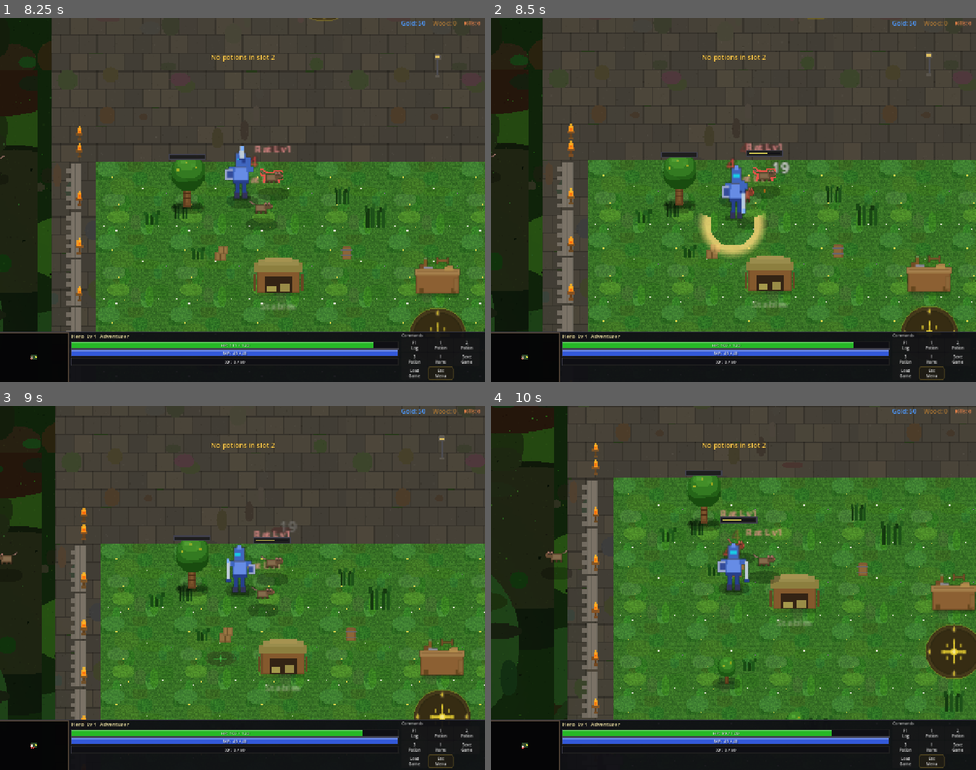
Above: before the commit, frames 1-4 (two rows, left to right).
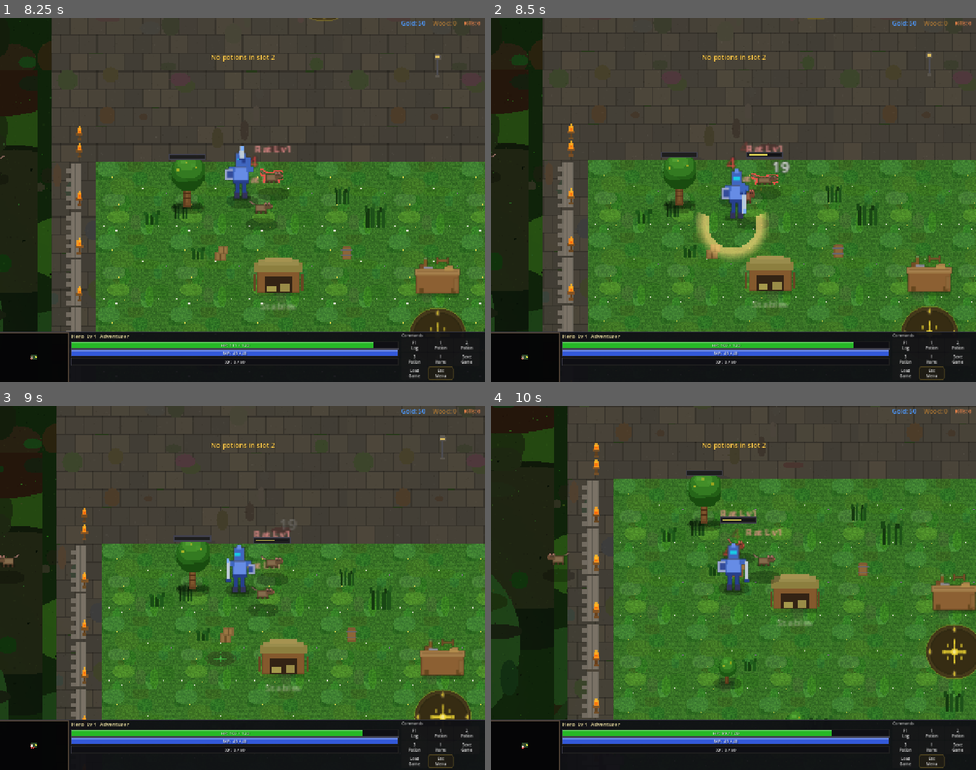
Above: after the commit, the same moments.

Repository: slxny/legends-open-rpg
Game: Godot game, scene res://scenes/main.tscn
Two runs of this game, one before a commit and one after it. Both use one fixed random seed, a clock stepped at 60 frames per second and the inputs below.
Inputs (mouse positions are in pixels of both pictures, inside the frame that each line leads up to):
- Up to frame 1 (8.25 s): tap Enter at 0.5 s; move the mouse to (349, 181) at 0.52 s; hold D (move_right) 0.53-1.25 s; hold Space (attack) 0.53-1.25 s; click (349, 181) at 0.67 s; drag from (145, 218) to (218, 272) at 1.27 s; move the mouse to (33, 356) at 2.02 s; hold D (move_right) 2.03-2.75 s; hold Space (attack) 2.03-2.75 s; tap F (interact) at 2.1 s; click (33, 356) at 2.17 s; drag from (218, 272) to (451, 94) at 2.77 s; move the mouse to (388, 254) at 3.52 s; hold A (move_left) 3.53-4.25 s; hold Space (attack) 3.53-4.25 s; tap 2 at 3.6, 8.1 s; drag from (97, 145) to (431, 360) at 4.27 s; move the mouse to (266, 200) at 5.02 s; hold S (move_down) 5.03-5.75 s; hold Space (attack) 5.03-5.75 s; click (266, 200) at 5.17 s; drag from (4, 254) to (242, 221) at 5.77 s; drag from (48, 178) to (291, 119) at 6.52 s; drag from (140, 367) to (363, 338) at 7.27 s; move the mouse to (276, 200) at 8.02 s; hold S (move_down) from 8.03 s (still down); hold Space (attack) from 8.03 s (still down); click (276, 200) at 8.17 s
- Up to frame 2 (8.5 s): keep holding S (move_down); keep holding Space (attack)
- Up to frame 3 (9 s): release S (move_down) at 8.75 s; release Space (attack) at 8.75 s; drag from (218, 660) to (97, 533) at 8.77 s
- Up to frame 4 (10 s): drag from (791, 755) to (733, 595) at 9.52 s

Frame 1 is identical in both runs. In frame 2, 1.8% of the frame differs, in the area x 0-100%, y 0-87%; in frame 3, 2.4%; in frame 4, 2.9%, in the area x 0-100%, y 2-87%.
Error in both runs: Invalid assignment of property or key '_mobile_potion_btns' with value of type 'Array' on a base object of type 'CharacterBody2D (player.gd)'. (res://scenes/ui…

Commit message:
Eliminate combat stutter — replace Engine.time_scale with sprite-only hit feedback
The main cause of frame-skipping during attacks was Engine.time_scale = 0.1
firing on every single hit, which slowed the entire game engine for 2-3 frames.
Replaced with a sprite-only white flash for impact feedback. Also removed screen
shake from basic non-crit hits (reserved for crits/specials) and reduced gib,
blood splatter, bone fragment, and root tendril counts to cut node allocations.

https://claude.ai/code/session_01DfmE9dPhPshpUJaQDKzSV1

Diff:
--- a/scenes/enemies/enemy.gd
+++ b/scenes/enemies/enemy.gd
@@ -845,8 +845,7 @@
 func _die_rat_explode() -> void:
 	# Normal pop: quick swell, pop flash, gibs scatter
 	_spawn_rat_gibs()
-	for _i in range(randi_range(2, 4)):
-		_spawn_blood_splatter()
+	_spawn_blood_splatter()
 	var tween = create_tween()
 	tween.tween_property(sprite, "scale", _base_scale * 1.4, 0.04)
 	tween.parallel().tween_property(sprite, "modulate", Color(1.5, 0.7, 0.7), 0.04)
@@ -858,7 +857,7 @@
 func _die_rat_crit_explode() -> void:
 	# Critical/overkill: more gibs, wider scatter, bright white flash, bigger pop
 	_spawn_rat_gibs_crit()
-	for _i in range(randi_range(4, 6)):
+	for _i in range(randi_range(2, 3)):
 		_spawn_blood_splatter()
 	var tween = create_tween()
 	# Bright white flash
@@ -905,7 +904,7 @@
 	if not gib_tex:
 		return
 	var world = _get_world_node()
-	for _i in range(randi_range(5, 9)):
+	for _i in range(randi_range(3, 5)):
 		var gib = Sprite2D.new()
 		gib.texture = gib_tex
 		gib.texture_filter = CanvasItem.TEXTURE_FILTER_NEAREST
@@ -913,7 +912,6 @@
 		gib.rotation = randf() * TAU
 		gib.scale = Vector2(randf_range(0.6, 1.2), randf_range(0.6, 1.2))
 		gib.z_index = -1
-		# Random red tint variation for each chunk
 		gib.modulate = Color(
 			randf_range(0.8, 1.2),
 			randf_range(0.6, 0.9),
@@ -921,7 +919,6 @@
 			randf_range(0.7, 1.0)
 		)
 		world.add_child(gib)
-		# Scatter outward explosively — faster and further than bone fragments
 		var dir = Vector2(randf_range(-1, 1), randf_range(-1, 1)).normalized()
 		var force = randf_range(18, 40)
 		var dest = gib.global_position + dir * force + Vector2(0, randf_range(4, 12))
@@ -930,7 +927,6 @@
 		t.tween_property(gib, "global_position", dest, randf_range(0.15, 0.3)).set_trans(Tween.TRANS_QUAD).set_ease(Tween.EASE_OUT)
 		t.tween_property(gib, "rotation", gib.rotation + randf_range(-6.0, 6.0), 0.3)
 		t.set_parallel(false)
-		# Linger briefly then fade
 		t.tween_interval(randf_range(1.0, 2.5))
 		t.tween_property(gib, "modulate:a", 0.0, 0.6)
 		t.tween_callback(gib.queue_free)
@@ -940,7 +936,7 @@
 	if not gib_tex:
 		return
 	var world = _get_world_node()
-	for _i in range(randi_range(10, 16)):
+	for _i in range(randi_range(5, 8)):
 		var gib = Sprite2D.new()
 		gib.texture = gib_tex
 		gib.texture_filter = CanvasItem.TEXTURE_FILTER_NEAREST
@@ -989,7 +985,7 @@
 
 func _spawn_elk_root_tendrils() -> void:
 	var world = _get_world_node()
-	for _i in range(randi_range(4, 6)):
+	for _i in range(randi_range(3, 4)):
 		var tendril = Sprite2D.new()
 		# Use vines texture as root tendril
 		var tex = SpriteGenerator.get_texture("vines")
@@ -1052,7 +1048,7 @@
 	if not bone_tex:
 		return
 	var world = _get_world_node()
-	for i in range(randi_range(4, 7)):
+	for i in range(randi_range(3, 5)):
 		var bone = Sprite2D.new()
 		bone.texture = bone_tex
 		bone.texture_filter = CanvasItem.TEXTURE_FILTER_NEAREST
--- a/scenes/player/player.gd
+++ b/scenes/player/player.gd
@@ -2549,8 +2549,9 @@
 			target.apply_knockback(dir, 40.0)
 			_spawn_slash_vfx(dir.rotated(side * 0.3), 35.0, 1.0)
 			_spawn_impact_vfx(target.global_position, result["is_crit"])
-			_do_screen_shake(2.5 if not result["is_crit"] else 5.0)
-			_do_hit_freeze(result["is_crit"])
+			if result["is_crit"]:
+				_do_screen_shake(4.0)
+				_do_hit_freeze(true)
 	)
 	# Return to idle
 	tween.tween_interval(0.05)
@@ -2579,8 +2580,9 @@
 			target.apply_knockback(dir, 55.0)
 			_spawn_slash_vfx(dir, 40.0, 1.4)
 			_spawn_impact_vfx(target.global_position, result["is_crit"])
-			_do_screen_shake(4.0 if not result["is_crit"] else 7.0)
-			_do_hit_freeze(result["is_crit"])
+			if result["is_crit"]:
+				_do_screen_shake(5.0)
+				_do_hit_freeze(true)
 	)
 	tween.tween_property(sprite, "scale", Vector2(1.0, 1.0), 0.06)
 	tween.tween_interval(0.04)
@@ -2608,8 +2610,9 @@
 			target.apply_knockback(dir, 30.0)
 			_spawn_slash_vfx(dir.rotated(-0.4), 30.0, 1.0)
 			_spawn_impact_vfx(target.global_position, result["is_crit"])
-			_do_screen_shake(3.0 if not result["is_crit"] else 6.0)
-			_do_hit_freeze(result["is_crit"])
+			if result["is_crit"]:
+				_do_screen_shake(5.0)
+				_do_hit_freeze(true)
 	)
 	tween.tween_property(sprite, "scale", Vector2(1.0, 1.0), 0.06)
 	tween.tween_interval(0.04)
@@ -2639,8 +2642,11 @@
 			_spawn_slash_vfx(dir.rotated(PI * 0.5), 35.0, 1.2)
 			_spawn_slash_vfx(dir.rotated(-PI * 0.5), 35.0, 1.2)
 			_spawn_impact_vfx(target.global_position, result["is_crit"])
-			_do_screen_shake(5.0 if not result["is_crit"] else 8.0)
-			_do_hit_freeze(result["is_crit"])
+			if result["is_crit"]:
+				_do_screen_shake(6.0)
+				_do_hit_freeze(true)
+			else:
+				_do_screen_shake(2.0)
 	)
 	# Unwind rotation
 	tween.tween_property(sprite, "rotation", 0.0, 0.08)
@@ -2684,8 +2690,9 @@
 				target.take_damage(result["damage"], result["is_crit"])
 				target.apply_knockback(arrow_dir, 20.0)
 				_spawn_impact_vfx(target.global_position, result["is_crit"])
-				_do_screen_shake(1.5 if not result["is_crit"] else 3.5)
-				_do_hit_freeze(result["is_crit"])
+				if result["is_crit"]:
+					_do_screen_shake(3.0)
+					_do_hit_freeze(true)
 			arrow.queue_free()
 		)
 	)
@@ -2753,12 +2760,11 @@
 	if _hit_freeze_active:
 		return  # Don't stack freezes
 	_hit_freeze_active = true
-	# Brief time-scale dip — 1-2 real frames, not seconds
-	Engine.time_scale = 0.1
-	var freeze_dur = 0.03 if not is_crit else 0.05
-	# Callback-based (no await) so death/scene disruption can't leave time_scale stuck
+	# Sprite-only hit flash — no Engine.time_scale to avoid whole-game stutter
+	sprite.modulate = Color(2.5, 2.5, 2.5) if is_crit else Color(1.8, 1.8, 1.8)
+	var freeze_dur = 0.04 if not is_crit else 0.06
 	get_tree().create_timer(freeze_dur, true, false, true).timeout.connect(func():
-		Engine.time_scale = 1.0
+		sprite.modulate = Color.WHITE
 		_hit_freeze_active = false
 	)
 
@@ -3025,8 +3031,8 @@
 	# Reset attack state so it can't get stuck across death/respawn
 	_is_attack_animating = false
 	_attack_cooldown = 0.0
-	Engine.time_scale = 1.0
 	_hit_freeze_active = false
+	sprite.modulate = Color.WHITE
 	# Cancel any ongoing animations
 	if _death_tween and _death_tween.is_valid():
 		_death_tween.kill()
@@ -3055,8 +3061,8 @@
 	# Reset ALL input and combat state so nothing is stale after respawn
 	_is_attack_animating = false
 	_attack_cooldown = 0.0
-	Engine.time_scale = 1.0
 	_hit_freeze_active = false
+	sprite.modulate = Color.WHITE
 	_is_moving_to_target = false
 	_move_target = Vector2.ZERO
 	_stuck_time = 0.0
--- a/scenes/ui/changelog_dialog.gd
+++ b/scenes/ui/changelog_dialog.gd
@@ -9,9 +9,21 @@
 var _is_visible: bool = false
 var _is_mobile: bool = false
 
-const GAME_VERSION := "v0.75.0"
+const GAME_VERSION := "v0.75.1"
 
 const CHANGELOG: Array[Dictionary] = [
+	{
+		"version": "v0.75.1",
+		"title": "Smooth combat — eliminate attack stutter",
+		"date": "2026-03-07",
+		"entries": [
+			"Replaced Engine.time_scale hit-freeze with sprite-only flash — no more whole-game stutter on every hit",
+			"Basic attacks no longer trigger screen shake or hit freeze — reserved for crits and special abilities only",
+			"Reduced gib count on rat deaths (5-9 → 3-5 normal, 10-16 → 5-8 crit) to cut node/tween allocations",
+			"Reduced blood splatter spawns on enemy deaths",
+			"Reduced bone fragment and root tendril counts on skeleton/elk deaths",
+		]
+	},
 	{
 		"version": "v0.75.0",
 		"title": "Desktop browser performance fix",
